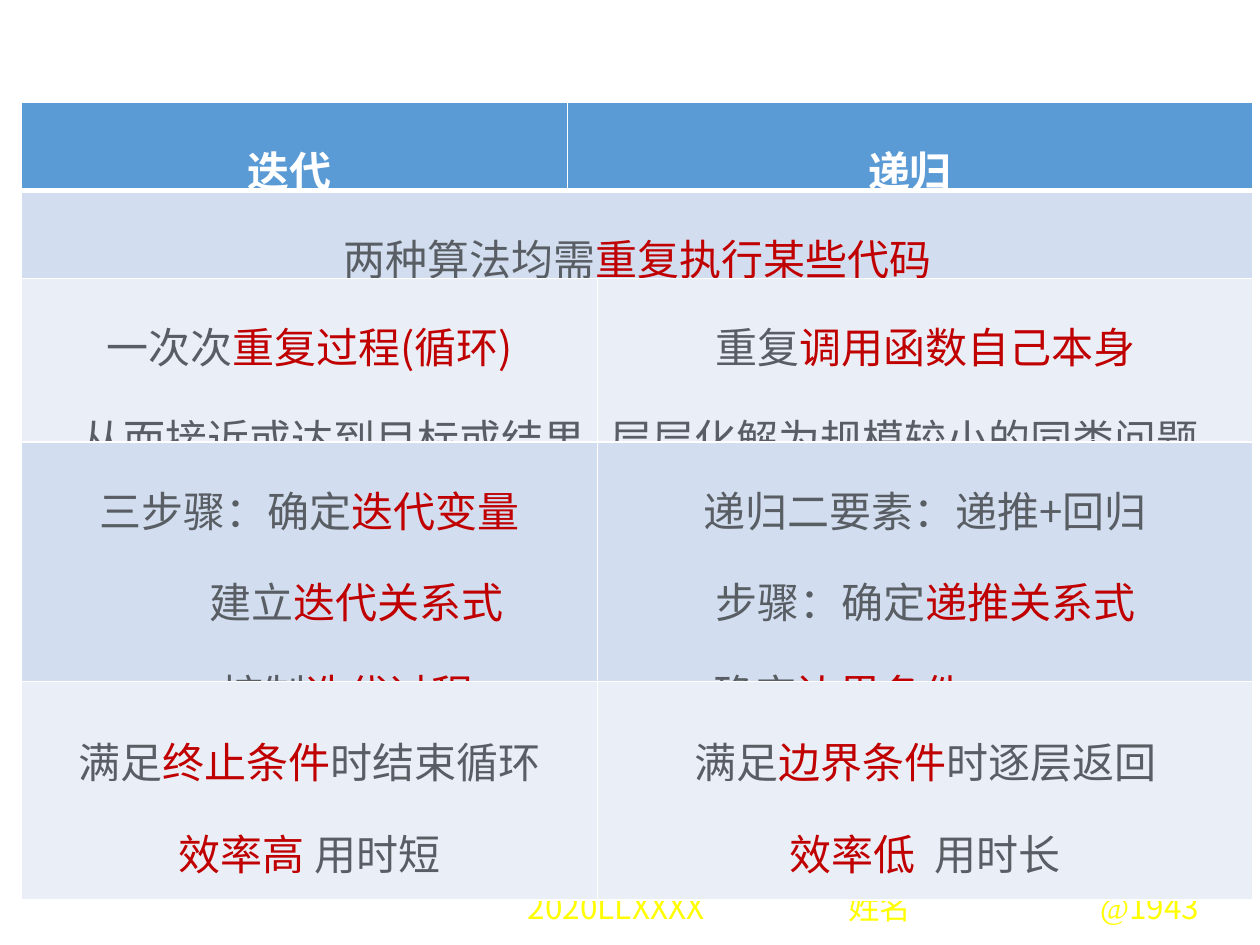
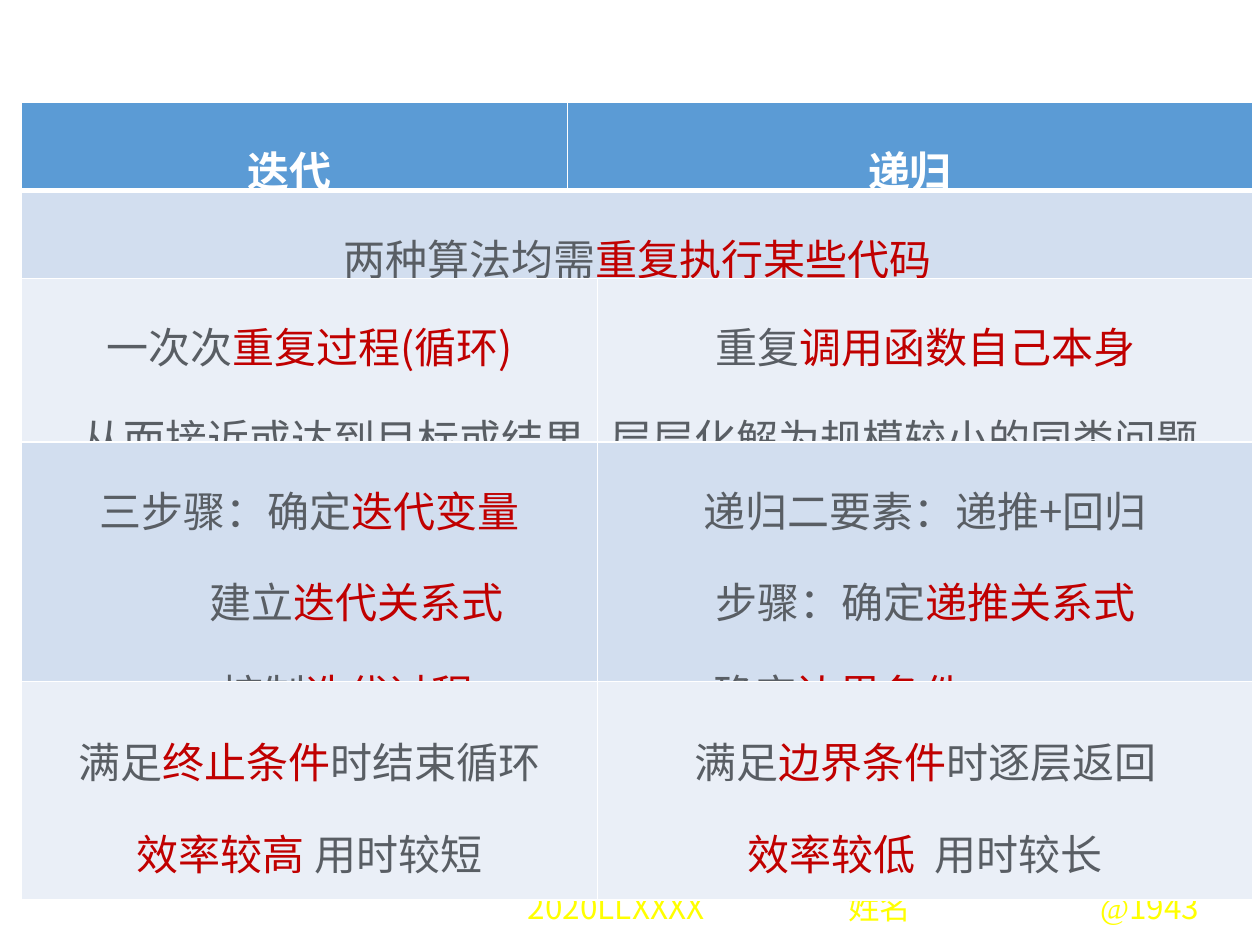
Before and after one commit to hongm32/2020design, a slide deck: slide 17 of 【第11课】迭代算法/【第11课】迭代算法.pptx (slide 20 before the commit). Drawn at 1260x945 pixels with LibreOffice and Linux fonts; fonts in the diff are those of the drawing; background and template pictures are left out. Boxes give left, top, right and bottom in pixels: in the first picture for what was removed or moved away, otherwise in the second. Text is boxed around its words. In the diff, an @@ line names an element or a change of style, - is before the commit and + after.

```diff
--- a/【第11课】迭代算法/【第11课】迭代算法.pptx
+++ b/【第11课】迭代算法/【第11课】迭代算法.pptx
@@ table at <box>21,102,1239,878</box> @@
-row 5, column 1: 满足终止条件时结束循环 / 效率高 用时短
+row 5, column 1: 满足终止条件时结束循环 / 效率较高 用时较短
-row 5, column 3: 满足边界条件时逐层返回 / 效率低 用时长
+row 5, column 3: 满足边界条件时逐层返回 / 效率较低 用时较长
```
Also in this commit, not shown: 6 other slides changed, 3 slides added, 6 slides removed, 7 other files.
